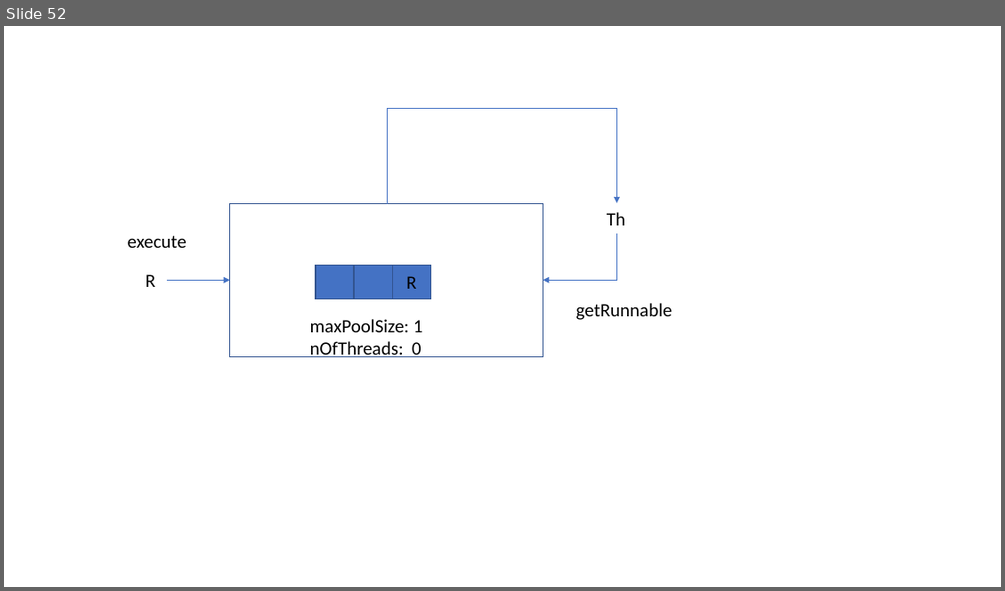
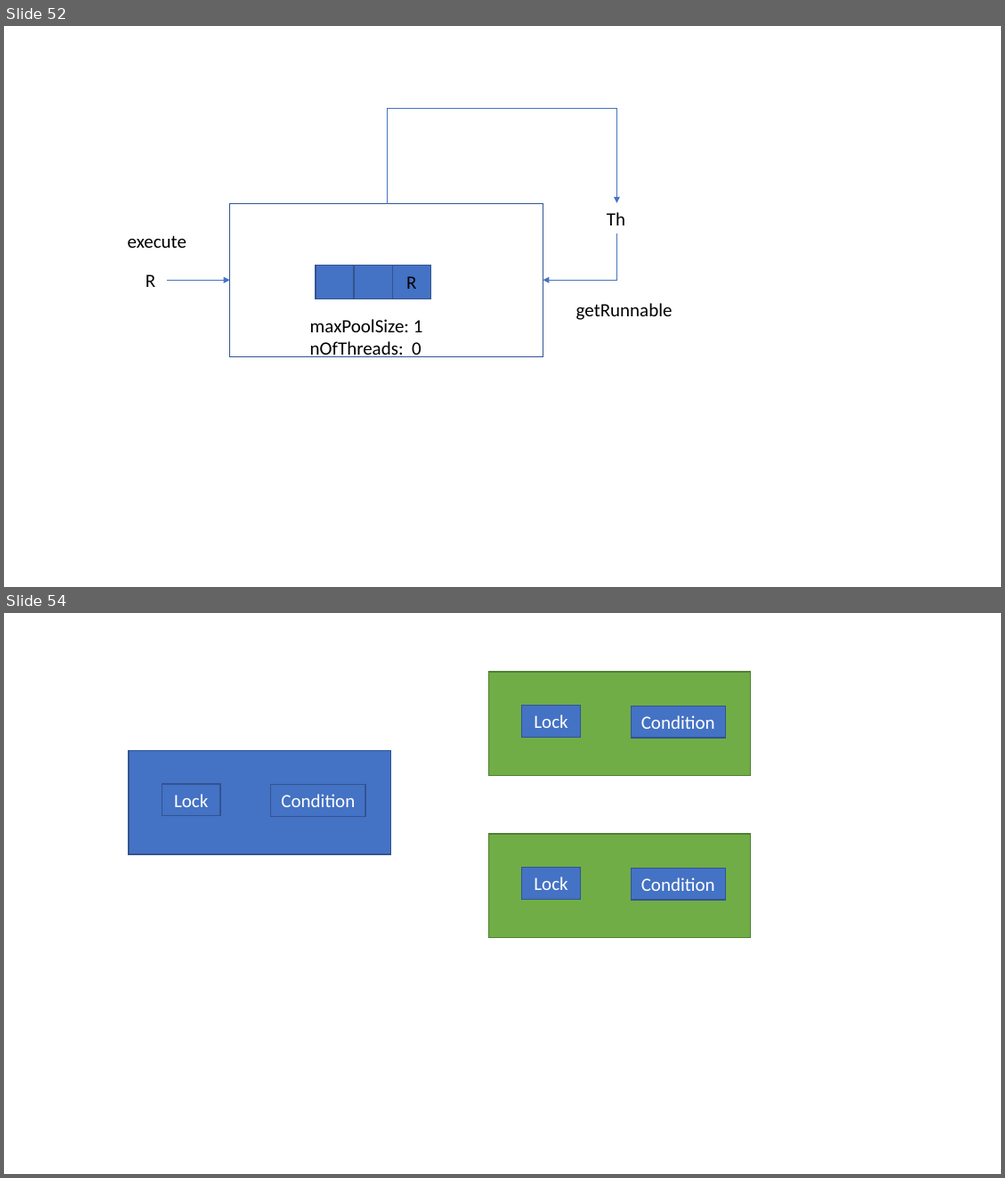
Before and after one commit to isel-leic-pc/s2021v-li51n, a slide deck: docs/threads.pptx. Shown one above the other, each under a label of ours: slide 52 before the commit, slides 52 and 54 after it; the slides between them are not shown. The pictures are 1005x591 and 1005x1178 pixels, drawn with LibreOffice and Linux fonts; fonts in the diff are those of the drawing. Boxes give left, top, right and bottom in pixels: in the first picture for what was removed or moved away, otherwise in the second. Text is boxed around its words. In the diff, an @@ line names an element or a change of style, - is before the commit and + after.

```diff
--- a/docs/threads.pptx
+++ b/docs/threads.pptx
@@ slide 54 added at (4, 613, 1001, 1174), background #FFFFFF @@
@@ rectangle added at (488, 672, 751, 776), fill #70AD47, outline #538035 1 pt @@
@@ rectangle added at (522, 705, 581, 737), fill #4472C4, outline #325491 1 pt, 18 pt, text #FFFFFF @@
+Lock
@@ rectangle added at (631, 706, 725, 738), fill #4472C4, outline #325491 1 pt, 18 pt, text #FFFFFF @@
+Condition
@@ rectangle added at (129, 751, 391, 854), fill #4472C4, outline #325491 1 pt @@
@@ rectangle added at (162, 784, 220, 817), fill #4472C4, outline #325491 1 pt, 18 pt, text #FFFFFF @@
+Lock
@@ rectangle added at (271, 784, 365, 817), fill #4472C4, outline #325491 1 pt, 18 pt, text #FFFFFF @@
+Condition
@@ rectangle added at (488, 834, 751, 938), fill #70AD47, outline #538035 1 pt @@
@@ rectangle added at (522, 868, 581, 900), fill #4472C4, outline #325491 1 pt, 18 pt, text #FFFFFF @@
+Lock
@@ rectangle added at (631, 868, 725, 900), fill #4472C4, outline #325491 1 pt, 18 pt, text #FFFFFF @@
+Condition
```
Also in this commit, not shown: 2 other slides added, 7 other files.
